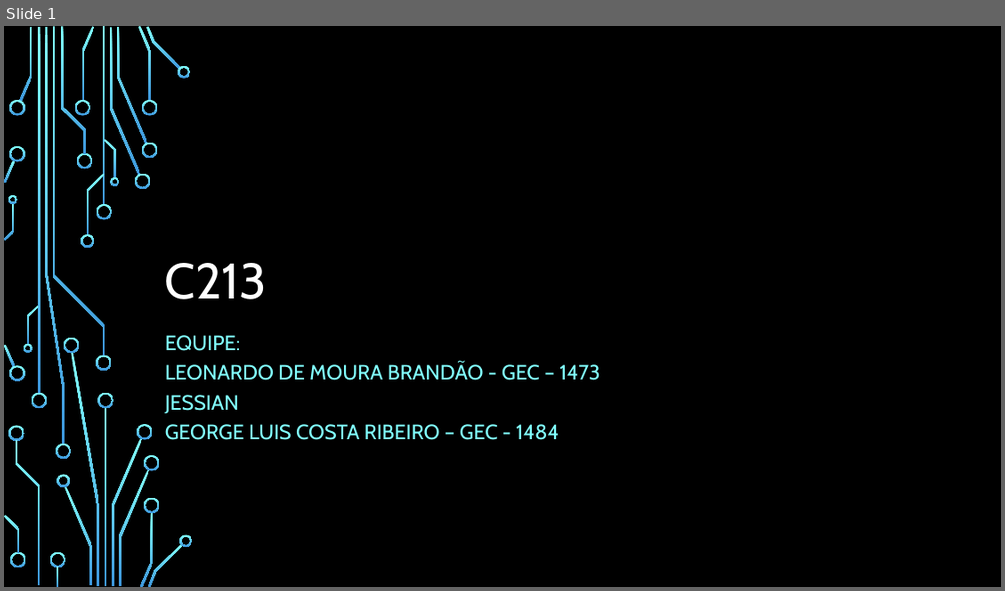
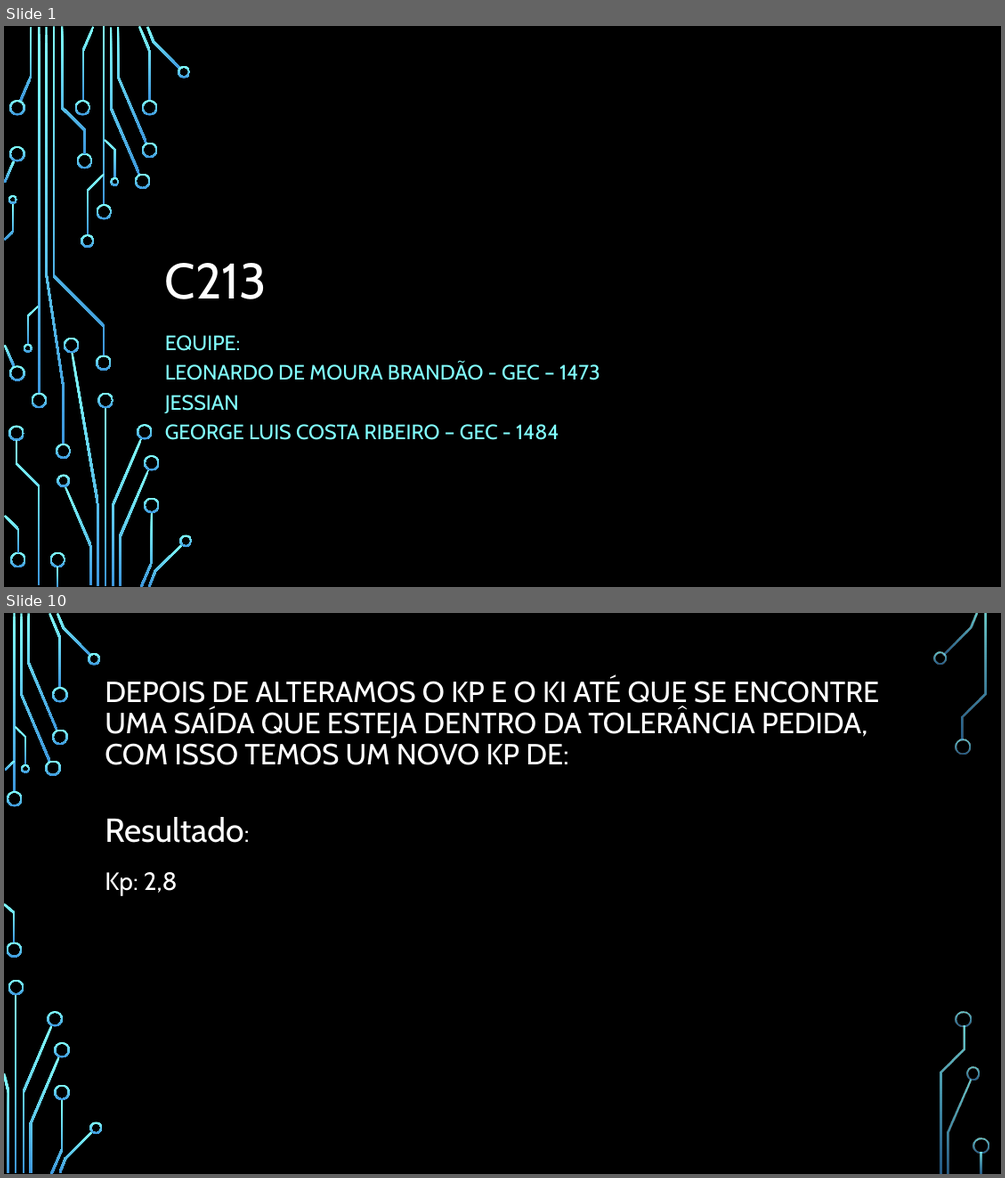
Before and after one commit to George-Luis-Costa/C213-Sistemas-Embarcados-, a slide deck: Projeto1/Apresentação.pptx. Shown one above the other, each under a label of ours: slide 1 before the commit, slides 1 and 10 after it; the slides between them are not shown. The pictures are 1005x591 and 1005x1178 pixels, drawn with LibreOffice and Linux fonts; fonts in the diff are those of the drawing; background and template pictures are left out. Boxes give left, top, right and bottom in pixels: in the first picture for what was removed or moved away, otherwise in the second. Text is boxed around its words. In the diff, an @@ line names an element or a change of style, - is before the commit and + after.

```diff
--- a/Projeto1/Apresentação.pptx
+++ b/Projeto1/Apresentação.pptx
@@ slide 10 added at box(4, 613, 1001, 1174), background picture (left out) @@
@@ title added at box(105, 678, 879, 765), 28 pt, text #FFFFFF @@
+DEPOIS DE ALTERAMOS O KP E O KI ATÉ QUE SE ENCONTRE UMA SAÍDA QUE ESTEJA DENTRO DA TOLERÂNCIA PEDIDA, COM ISSO TEMOS UM NOVO KP DE:
@@ text added at box(105, 817, 243, 895), 32 pt, text #FFFFFF @@
+Resultado:
+Kp: 2,8
@@ group added at box(4, 613, 989, 1174): 33 freeform shapes, 3 rectangles @@
```
Also in this commit, not shown: 5 slides changed, 4 other slides added, 1 slide removed.
